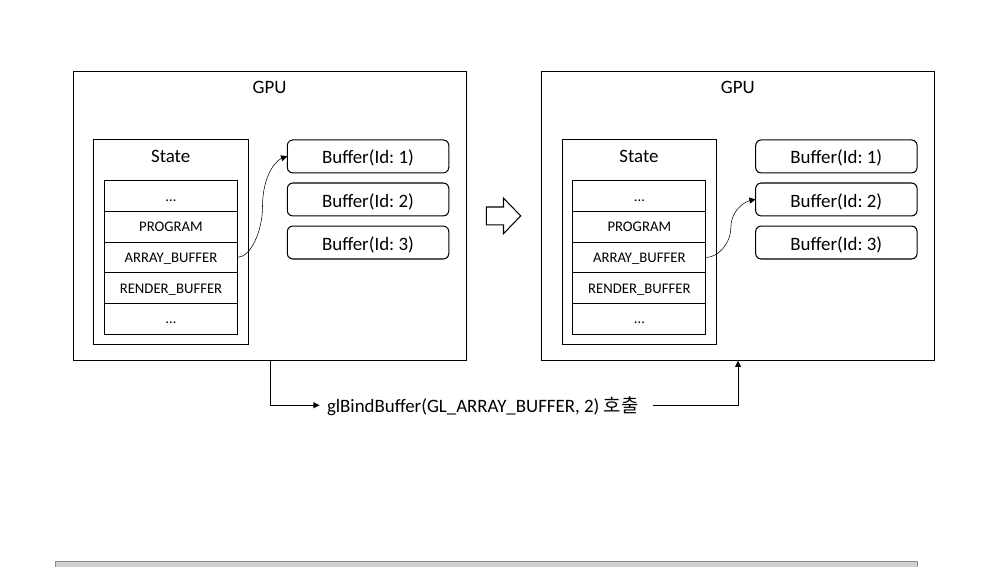
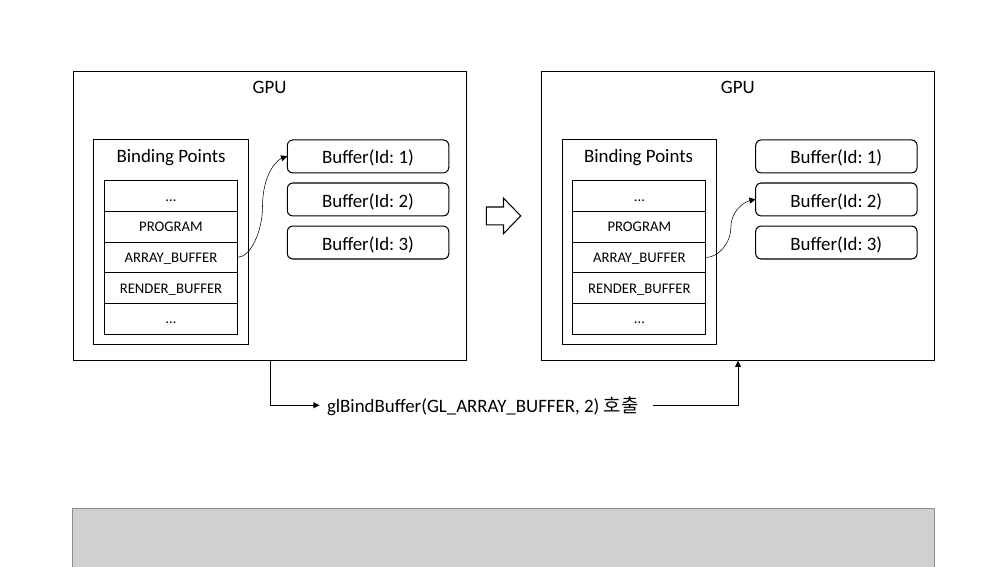
Before and after one commit to diskhkme/GL_Practice_Document, a slide deck: slide 1 of docs/tutorial-opengl/assets/figures.pptx. Drawn at 1008x567 pixels with LibreOffice and Linux fonts; fonts in the diff are those of the drawing; grey boxes stand for pictures. Boxes give left, top, right and bottom in pixels: in the first picture for what was removed or moved away, otherwise in the second. Text is boxed around its words. In the diff, an @@ line names an element or a change of style, - is before the commit and + after.

```diff
--- a/docs/tutorial-opengl/assets/figures.pptx
+++ b/docs/tutorial-opengl/assets/figures.pptx
@@ text at [117, 149, 225, 166]: text changed @@
-State
+Binding Points
@@ text added at [584, 149, 693, 166], 18 pt, text #000000 @@
+Binding Points
@@ text removed at [619, 149, 658, 162] @@
-State
@@ picture: place and size @@
-picture at [55, 562, 917, 567]
+picture at [73, 509, 935, 567]
```
Also in this commit, not shown: 2 slides added, 7 other files.
